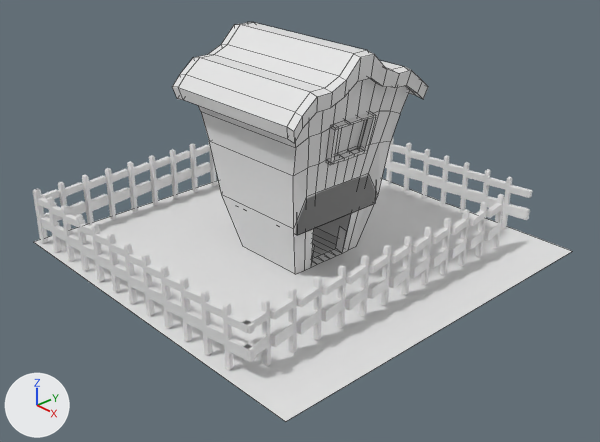
A saved change to the Blender file Assets/Art/Barn/Barn.blend.
The view is the same before and after, from a 50 mm camera at (10.52, -9.76, 5.46) aimed at (0.36, -0.34, -1.19). The axes (+X, +Y, +Z) are drawn at lower left. The lights are the same throughout. Mesh edges are drawn as thin lines on the coarser meshes.
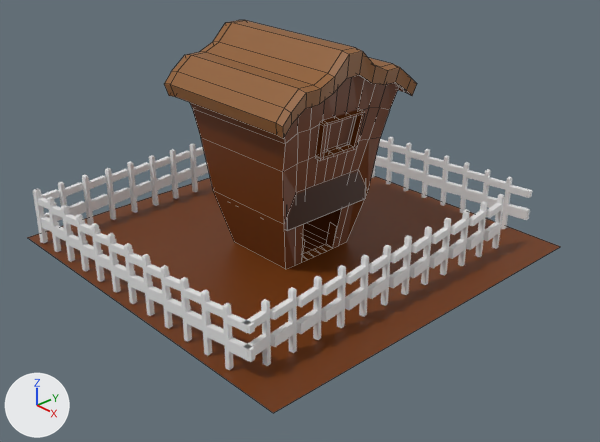
Commit message: Update color of barn

Where the change shows, as pixel boxes [x1, y1, x2, y2] in the pictures (600 x 442 px):
'Cube', recoloured, moved (white to brown)
    before: [34, 22, 572, 422]
    after: [27, 20, 560, 413]
part 1 of me_cube, recoloured
    before: [172, 22, 254, 100]
    after: [164, 20, 244, 97]
part 2 of me_cube, recoloured
    before: [287, 51, 428, 143]
    after: [276, 48, 417, 139]
part 3 of me_cube, recoloured (white to brown)
    both: [178, 23, 392, 134]

Edits to the bpy script that builds the scene:
```text
Change mat_material:
    mat_material.base_color: (0.8, 0.8, 0.8) -> (0.156, 0.0348, 0.0)  # white #e7e7e7 -> brown #6e3400
Add mat_material_001:
    mat_material_001 = principled_material('Material.001')
    mat_material_001.base_color = (0.281, 0.11, 0.0266)  # brown #905d2d
Change me_cube:
    where me_cube.from_pydata(...)  # 265 vertices, 245 faces, 7 loose edges; spans x -2.58..2.58, y -2.58..2.58, z -1.36..1.48
    used by ob_cube; location = (0.0, 0.0, -0.03); scale = (1.43, 1.43, 1.43)
    me_cube part 1: 24 of the faces centred in x -1.11..-1.05, y -1.1..1.11, z 0.78..1.47 switch from mat_material (white #e7e7e7) to mat_material_001 (brown #905d2d)
    me_cube part 2: 24 of the faces centred in x 1.04..1.09, y -1.1..1.11, z 0.78..1.47 switch from mat_material (white #e7e7e7) to mat_material_001 (brown #905d2d)
    me_cube part 3: 13 of the faces centred in x 0.0, y -1.1..1.11, z 0.79..1.48 switch from mat_material (white #e7e7e7) to mat_material_001 (brown #905d2d)
Change ob_cube:
    ob_cube.location: (0.0, 0.0, -0.03) -> (-0.26, 0.0, -0.03)
```
